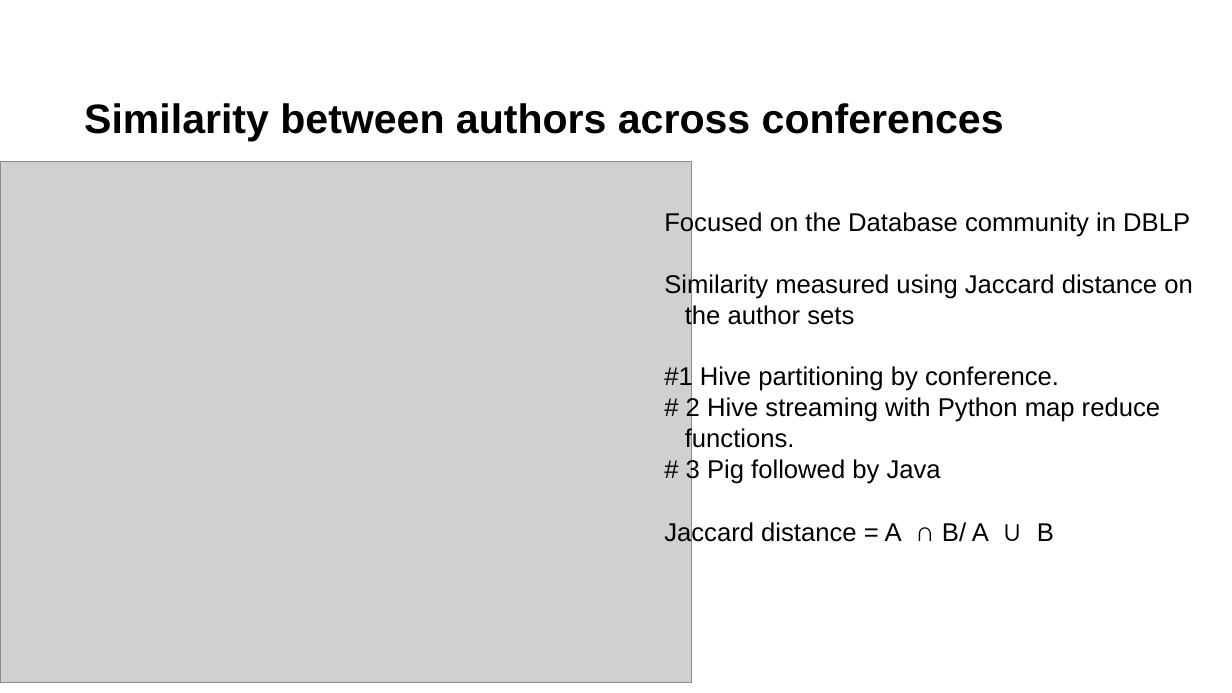
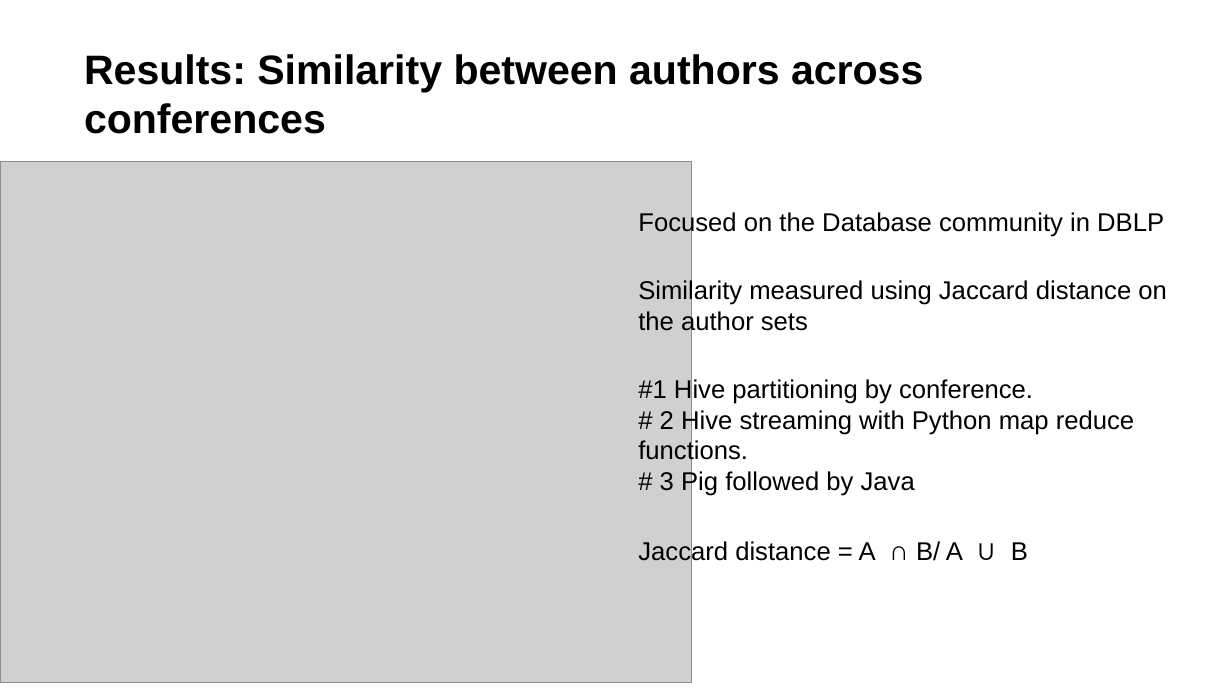
Before and after one commit to ag3859/RTBDProject, a slide deck: slide 7 of RTBD.pptx. Drawn at 1232x693 pixels with LibreOffice and Linux fonts; fonts in the diff are those of the drawing; grey boxes stand for pictures. Boxes give left, top, right and bottom in pixels: in the first picture for what was removed or moved away, otherwise in the second. Text is boxed around its words. In the diff, an @@ line names an element or a change of style, - is before the commit and + after.

```diff
--- a/RTBD.pptx
+++ b/RTBD.pptx
@@ text at [84, 54, 923, 134]: text changed @@
-Similarity between authors across conferences
+Results: Similarity between authors across conferences
@@ text "Focused on the Database community ..." at [638, 211, 1167, 566]: indent changed @@
```
Also in this commit, not shown: 14 other slides changed, 1 slide added, 1 other file.
